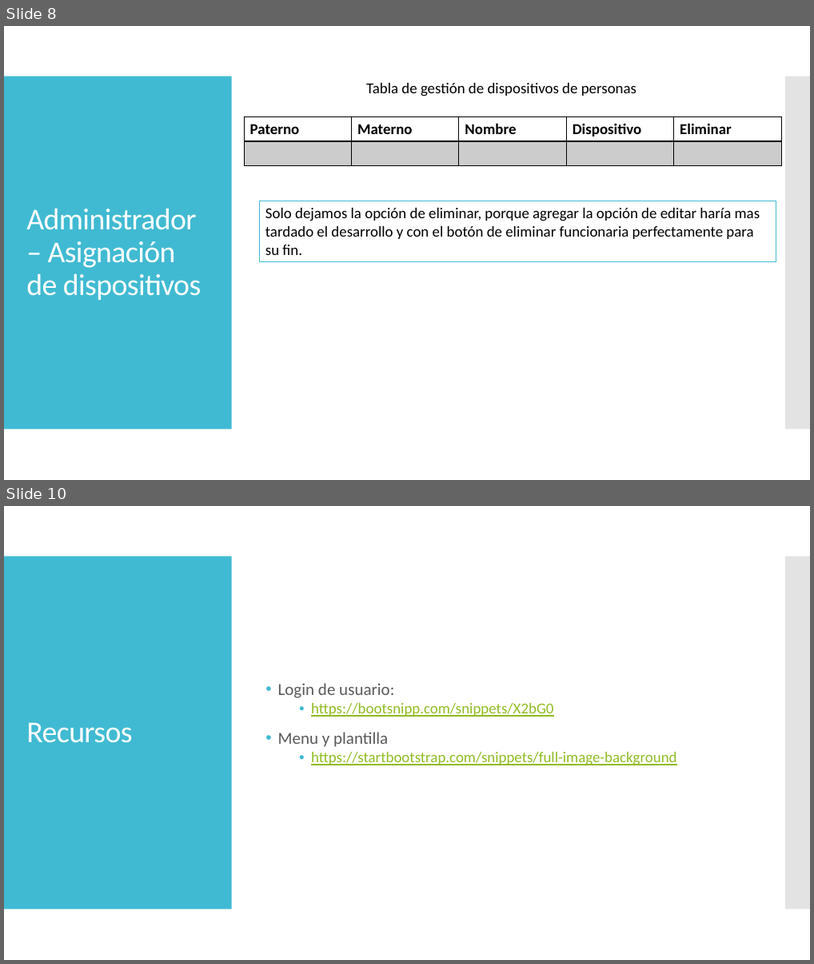
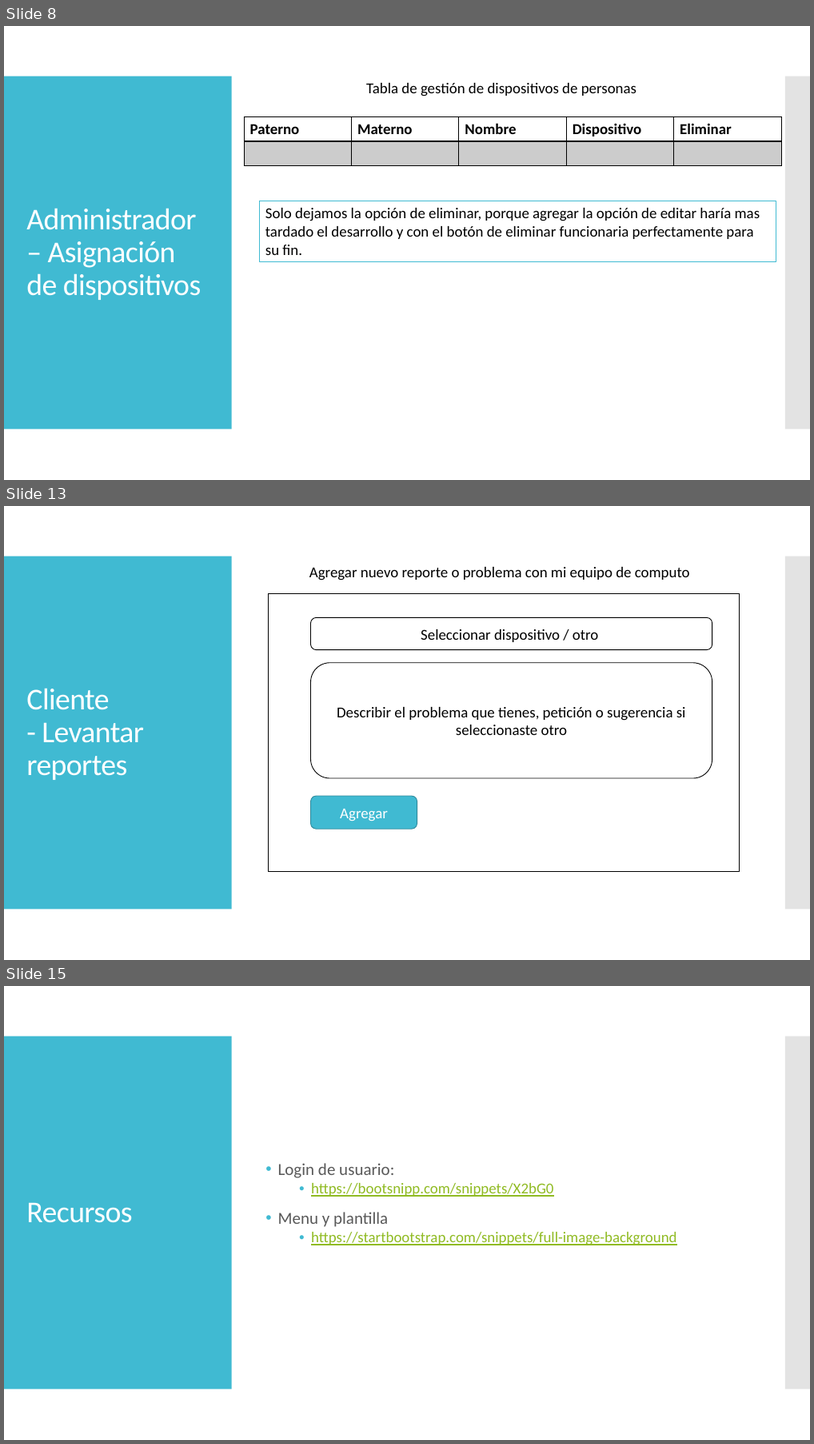
Before and after one commit to ByBoni1416/HelpDesk, a slide deck: docs/Sistema de mesa de ayuda o help-desk.pptx. Shown one above the other, each under a label of ours: slides 8 and 10 before the commit, slides 8, 13 and 15 after it; the slides between them are not shown. The pictures are 814x964 and 814x1444 pixels, drawn with LibreOffice and Linux fonts; fonts in the diff are those of the drawing. Boxes give left, top, right and bottom in pixels: in the first picture for what was removed or moved away, otherwise in the second. Text is boxed around its words. In the diff, an @@ line names an element or a change of style, - is before the commit and + after.

```diff
--- a/docs/Sistema de mesa de ayuda o help-desk.pptx
+++ b/docs/Sistema de mesa de ayuda o help-desk.pptx
@@ slide 13 added at (x1=4, y1=506, x2=810, y2=960), background #FFFFFF; not listed: 2 template elements that a slide beside it also shows @@
@@ text added at (x1=310, y1=567, x2=690, y2=580), 18 pt, text #000000 @@
+Agregar nuevo reporte o problema con mi equipo de computo
@@ rectangle added at (x1=268, y1=593, x2=740, y2=871), fill #FFFFFF, outline #000000 0.85 pt @@
@@ rounded rectangle added at (x1=310, y1=617, x2=712, y2=649), fill #FFFFFF, outline #000000 0.85 pt, 18 pt, text #000000 @@
+Seleccionar dispositivo / otro
@@ rounded rectangle added at (x1=310, y1=663, x2=712, y2=778), fill #FFFFFF, outline #000000 0.85 pt, 18 pt, text #000000 @@
+Describir el problema que tienes, petición o sugerencia si seleccionaste otro
@@ title added at (x1=26, y1=688, x2=144, y2=780), 36 pt, text #FFFFFF @@
+Cliente
+- Levantar reportes
@@ rounded rectangle added at (x1=310, y1=796, x2=417, y2=828), fill #40BAD2, outline #2F8A9B 0.85 pt, 18 pt, text #FFFFFF @@
+Agregar
@@ what was slide 10 is now slide 15 @@
```
Also in this commit, not shown: 3 slides changed, 4 other slides added, 1 other file.
